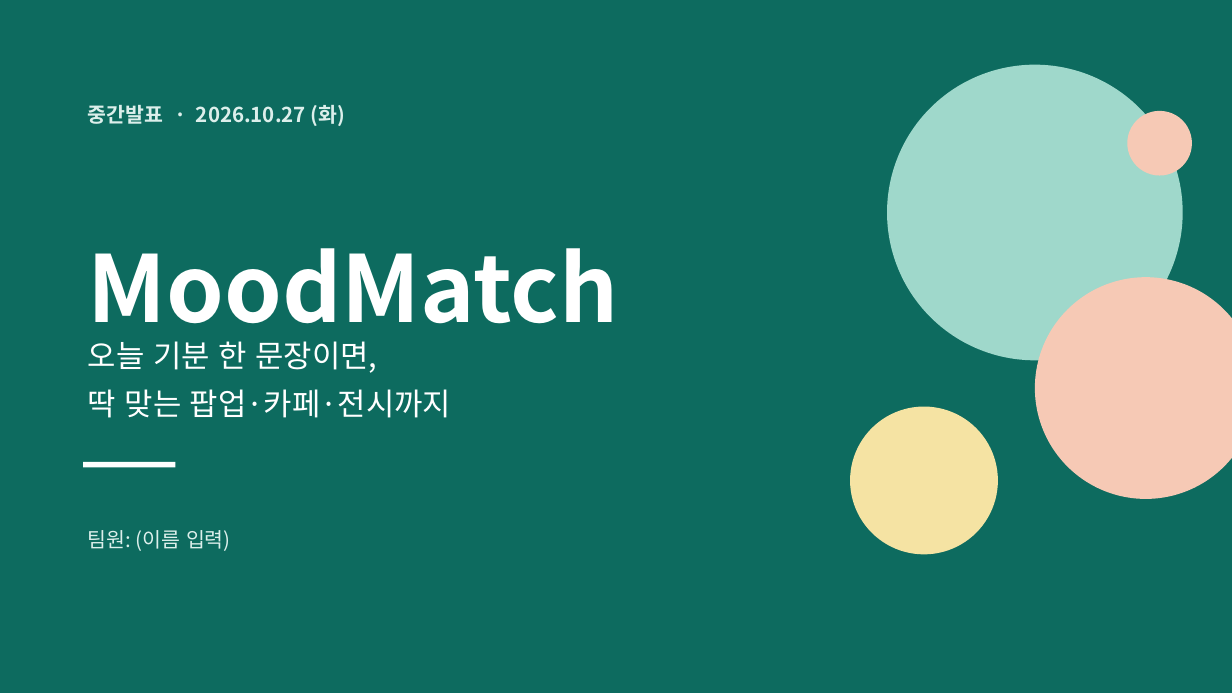
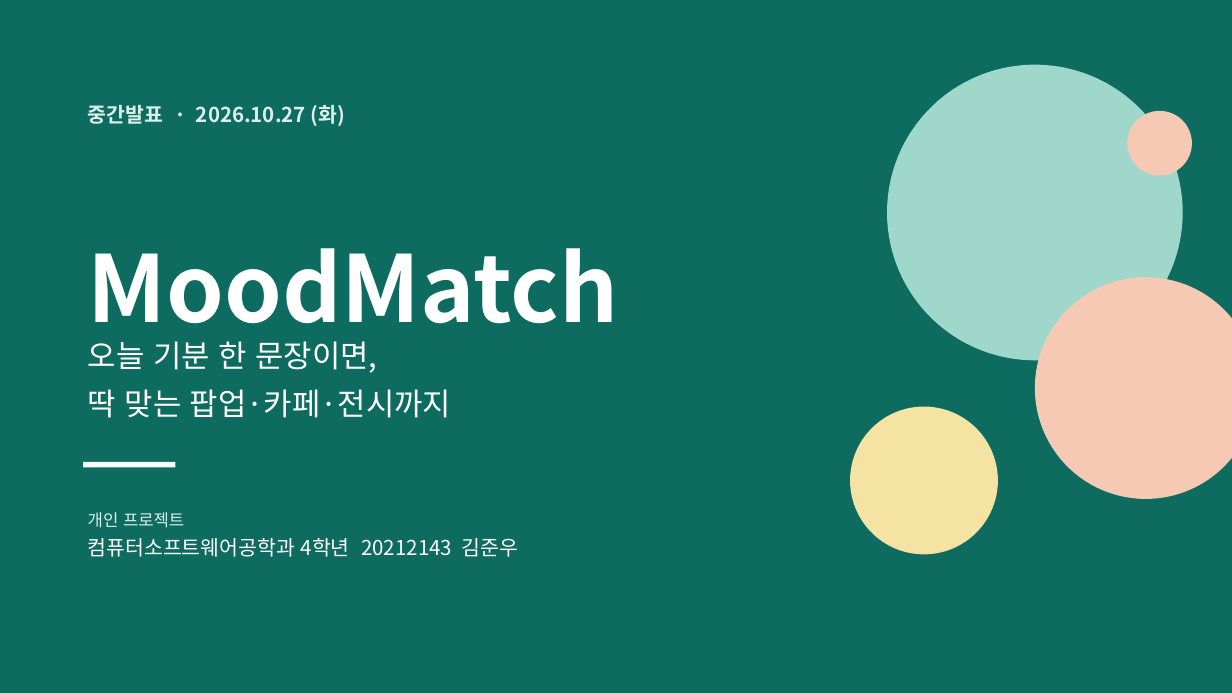
Before and after one commit to junwoo906/MoodMatch, a slide deck: slide 1 of docs/MoodMatch_중간발표.pptx. Drawn at 1232x693 pixels with LibreOffice and Linux fonts; fonts in the diff are those of the drawing. Boxes give left, top, right and bottom in pixels: in the first picture for what was removed or moved away, otherwise in the second. Text is boxed around its words. In the diff, an @@ line names an element or a change of style, - is before the commit and + after.

```diff
--- a/docs/MoodMatch_중간발표.pptx
+++ b/docs/MoodMatch_중간발표.pptx
@@ text at (88,512,518,557): text changed; text colour #DCEFEB to #FFFFFF @@
-팀원: (이름 입력)
+개인 프로젝트
+컴퓨터소프트웨어공학과 4학년 20212143 김준우
```
